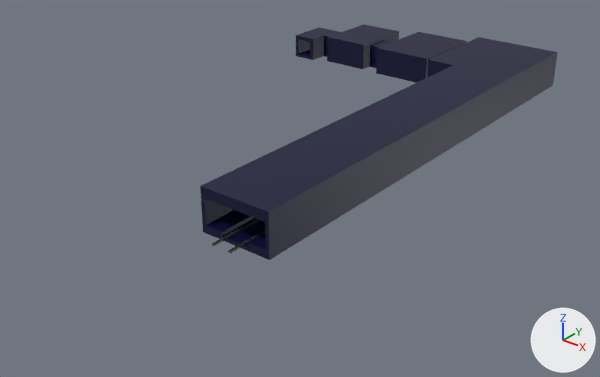
An edit to the Blender file Assets/level.blend, drawn before and after from the same camera.
Rendered twice from a 50 mm camera at (89.1, -178.9, 71.7) aimed at (-20.0, -42.5, -12.8). Lighting does not change. The marker at lower right points along +X, +Y and +Z.

In view in the first picture: 'Tramway', 'Tramway.001', 'Tramway.002'.
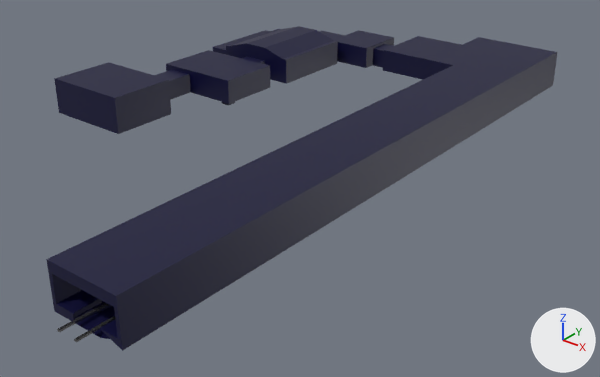
Location of each change, [x1, y1, x2, y2] in pixels of the pictures (600 x 377 px; the box of a moved part takes in the faces that stretch with it):
'Tramway', reshaped (43% wider, 41% taller)
    before: [200, 37, 558, 260]
    after: [46, 37, 558, 351]
'Room 5', added (blue)
    after: [54, 62, 171, 134]
'Room3', added
    after: [213, 26, 338, 84]
'Room 4', added
    after: [155, 50, 270, 105]
'Tramway.002', reshaped
    before: [296, 24, 399, 69]
    after: [319, 30, 394, 68]
'Tramway.001', reshaped (10% narrower, 13% shorter)
    before: [369, 32, 467, 83]
    after: [373, 36, 461, 80]
part 1 of me_cube_002, moved or reshaped
    before: [200, 77, 430, 260]
    after: [46, 77, 430, 351]

Patch to the scene script:
```diff
--- a/Assets/level.blend.py
+++ b/Assets/level.blend.py
@@ me_cube_002 @@
-me_cube_002.from_pydata(...)  # 242 vertices, 247 faces, 1 loose edge; spans x -18.2..8.0, y -85.8..32.5, z -1.6..7.7
+me_cube_002.from_pydata(...)  # 242 vertices, 247 faces, 1 loose edge; spans x -18.2..8.0, y -118.4..32.5, z -1.6..7.7
+# me_cube_002 part 1: 26 of the vertices in x -8.0..8.0, y -85.8, z -1.6..7.7 are moved by (0.0, -32.6, 0.0)
 me_cube_002.materials.append(mat_wallcolour)
@@ me_cube_013 @@
-me_cube_013.from_pydata(...)  # 244 vertices, 244 faces; spans x -38.9..-18.2, y 9.1..30.9, z -0.8..6.4
+me_cube_013.from_pydata(...)  # 244 vertices, 244 faces; spans x -38.9..-18.2, y 12.4..30.9, z -0.8..5.1
+# me_cube_013 part 2: 196 vertices removed from x -38.9..-18.2, y 9.1..30.9, z -0.8..6.4; 196 vertices added at x -38.9..-18.2, y 12.4..30.9, z -0.8..5.1
 me_cube_013.materials.append(mat_wallcolour)
+me_cube_013.materials.append(mat_groundcolor)  # grey #7a7a7a
@@ me_cube_014 @@
-me_cube_014.from_pydata(...)  # 236 vertices, 236 faces, 1 loose edge; spans x -61.9..-38.9, y 7.9..28.0, z -0.8..6.3
+me_cube_014.from_pydata(...)  # 236 vertices, 236 faces, 1 loose edge; spans x -61.9..-38.9, y 9.4..25.4, z -0.8..5.0
+# me_cube_014 part 3: 236 vertices removed from x -61.9..-38.9, y 7.9..28.0, z -0.8..6.3; 236 vertices added at x -61.9..-38.9, y 9.4..25.4, z -0.8..5.0
 me_cube_014.materials.append(mat_wallcolour)
+me_cube_014.materials.append(mat_groundcolor)  # grey #7a7a7a
@@ ob_room_5 @@
+ob_room_5 = bpy.data.objects.new('Room 5', me_cube_033)  # 176 vertices, 174 faces; spans x -77.4..-55.2, y -65.6..-43.5, z -0.8..8.0; in mat_wallcolour (dark blue #000036), mat_groundcolor (grey #7a7a7a)
+ob_room_5.parent = ob_root
+ob_room_5.location = (0.0, 0.0, 0.0)
@@ ob_root @@
+ob_root = bpy.data.objects.new('Root', None)
+ob_root.location = (0.0, 0.0, 0.0)
@@ ob_room_4 @@
+ob_room_4 = bpy.data.objects.new('Room 4', me_cube_026)  # 232 vertices, 232 faces; spans x -71.7..-49.2, y -43.5..-18.6, z -3.2..5.3; in mat_wallcolour (dark blue #000036), mat_groundcolor (grey #7a7a7a)
+ob_room_4.parent = ob_root
+ob_room_4.location = (0.0, 0.0, 0.0)
@@ ob_room3 @@
+ob_room3 = bpy.data.objects.new('Room3', me_cube_017)  # 228 vertices, 228 faces; spans x -75.1..-47.8, y -18.6..9.4, z -0.8..7.8; in mat_wallcolour (dark blue #000036), mat_groundcolor (grey #7a7a7a)
+ob_room3.parent = ob_root
+ob_room3.location = (0.0, 0.0, 0.0)
```
